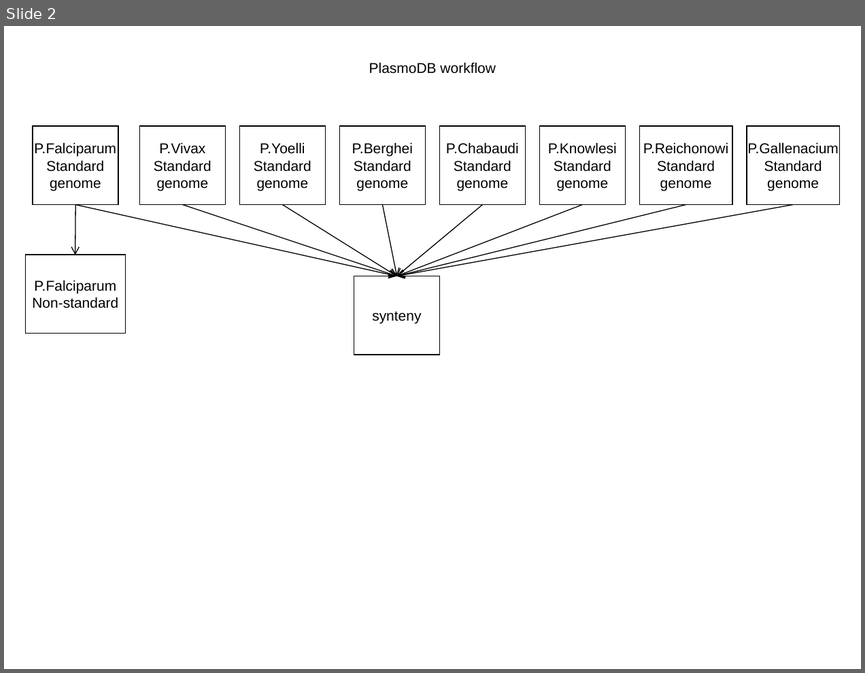
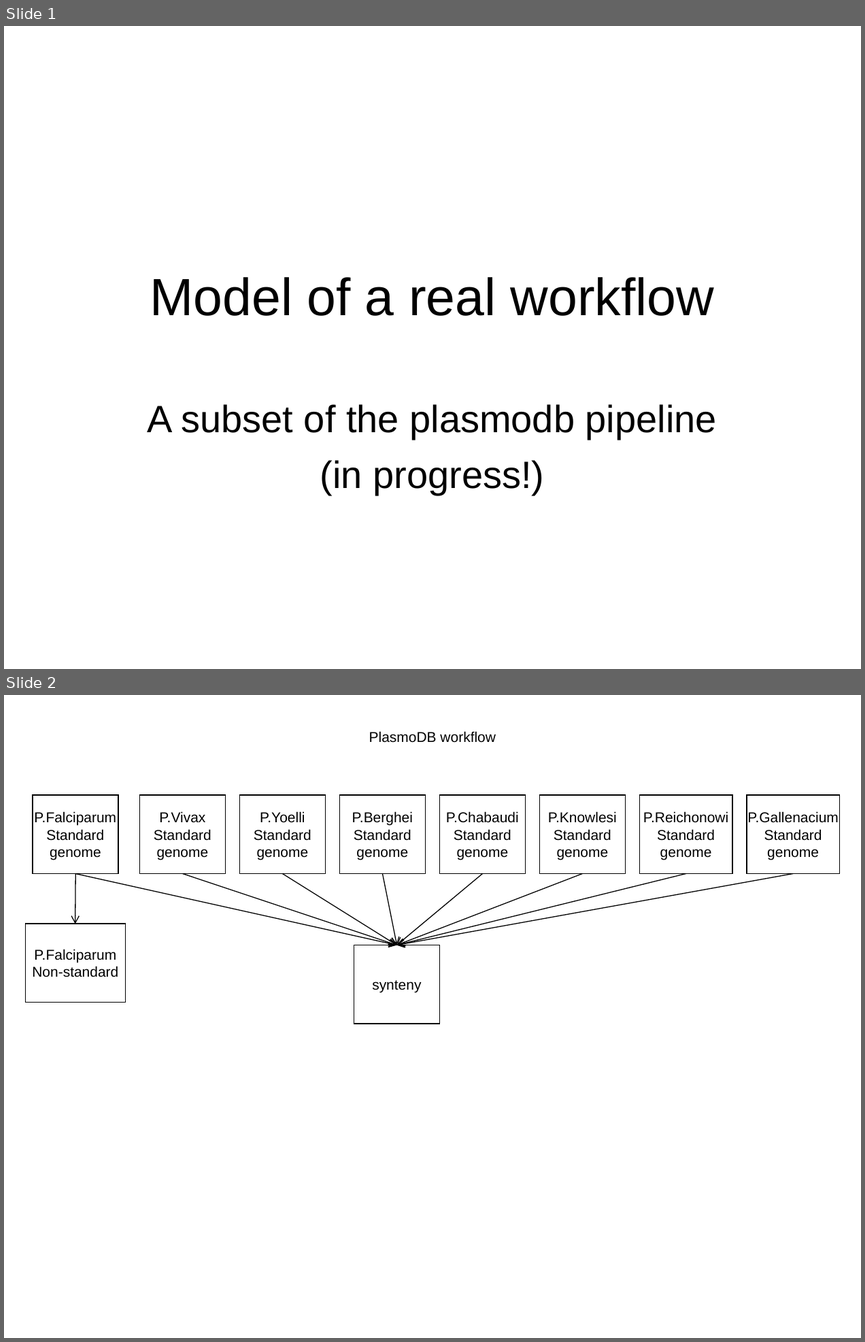
Before and after one commit to VEuPathDB/ApiCommonData, a slide deck: Load/doc/workflow/plasmodb/7.7/ApiWorkFlow.ppt. Shown one above the other, each under a label of ours: slide 2 before the commit, slides 1 and 2 after it. The pictures are 865x673 and 865x1342 pixels, drawn with LibreOffice and Linux fonts; fonts in the diff are those of the drawing. Boxes give left, top, right and bottom in pixels: in the first picture for what was removed or moved away, otherwise in the second. Text is boxed around its words. In the diff, an @@ line names an element or a change of style, - is before the commit and + after.

```diff
--- a/Load/doc/workflow/plasmodb/7.7/ApiWorkFlow.ppt
+++ b/Load/doc/workflow/plasmodb/7.7/ApiWorkFlow.ppt
@@ slide 1 added at <box>4,26,861,669</box>, background #FFFFFF @@
@@ title added at <box>150,277,714,316</box>, 44 pt, text #000000 @@
+Model of a real workflow
@@ subtitle added at <box>147,404,717,495</box>, 32 pt, text #000000 @@
+A subset of the plasmodb pipeline
+(in progress!)
```
Also in this commit, not shown: 3 slides changed, 3 other slides added, 2 slides removed, 6 other files.
